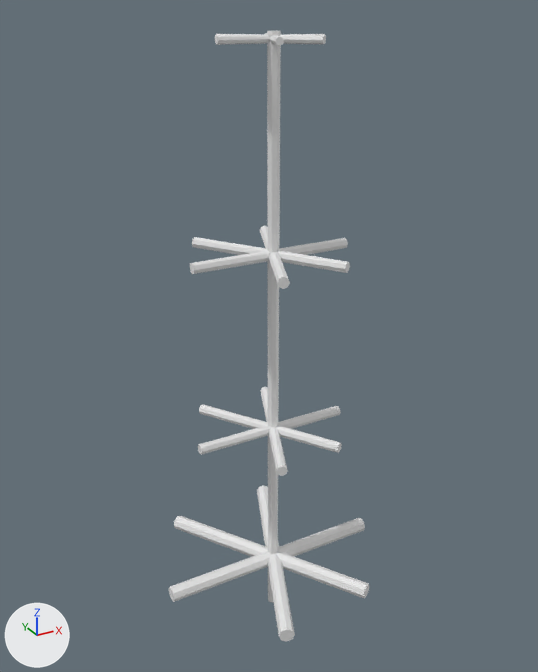
A saved change to the FBX model Fracary5/mesh/SnowTree_01.fbx.
Before and after are seen from a 50 mm lens placed at (-0.526, -0.943, 1.008), pointed at (0.004, 0.021, 0.527). Arrows for +X, +Y and +Z are at lower left; the lights stay in place. Where no turn or scale is listed for an object, it has been applied to the vertices.

In view in the first picture: 'snowTree'.
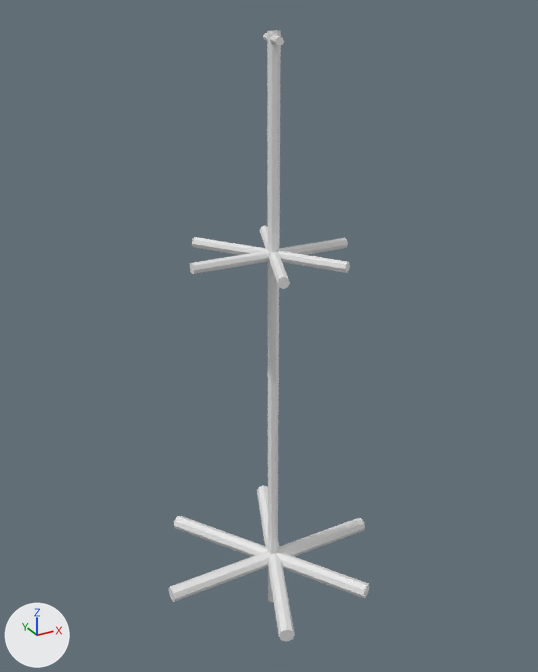
Scene script edits in JSON lines:
```json
{"block": "me_cylinder_007", "where": "me_cylinder_007.from_pydata(...)  # 208 vertices, 130 faces; spans x -0.197..0.194, y -0.179..0.191, z 0.0..0.981"}
{"block": "me_cylinder_007", "where": "# used by ob_snowtree; location = (0.0, 0.0, 0.0)"}
{"block": "me_cylinder_007", "change": "me_cylinder_007 part 1: the loose piece of 16 vertices spanning x -0.084..0.081, y -0.003..0.007, z 0.966..0.976 is deleted"}
{"block": "me_cylinder_007", "change": "me_cylinder_007 part 2: the loose piece of 16 vertices spanning x -0.053..0.044, y -0.065..0.079, z 0.966..0.976 is deleted"}
{"block": "me_cylinder_007", "change": "me_cylinder_007 part 3: the loose piece of 16 vertices spanning x -0.057..0.061, y -0.119..0.13, z 0.358..0.375 is deleted"}
{"block": "me_cylinder_007", "change": "me_cylinder_007 part 4: the loose piece of 16 vertices spanning x -0.084..0.072, y -0.107..0.124, z 0.358..0.375 is deleted"}
{"block": "me_cylinder_007", "change": "me_cylinder_007 part 5: the loose piece of 16 vertices spanning x -0.133..0.13, y -0.008..0.009, z 0.358..0.375 is deleted"}
```

Boxes (x1, y1, x2, y2) around the edits, measured in the pictures (538 x 672 px):
```json
{"part": 1, "of": "me_cylinder_007", "change": "deleted", "before": [215, 34, 326, 45]}
{"part": 2, "of": "me_cylinder_007", "change": "deleted", "before": [215, 34, 326, 44]}
{"part": 3, "of": "me_cylinder_007", "change": "deleted", "before": [261, 387, 288, 476]}
{"part": 4, "of": "me_cylinder_007", "change": "deleted", "before": [199, 405, 342, 453]}
{"part": 5, "of": "me_cylinder_007", "change": "deleted", "before": [198, 406, 341, 455]}
```
